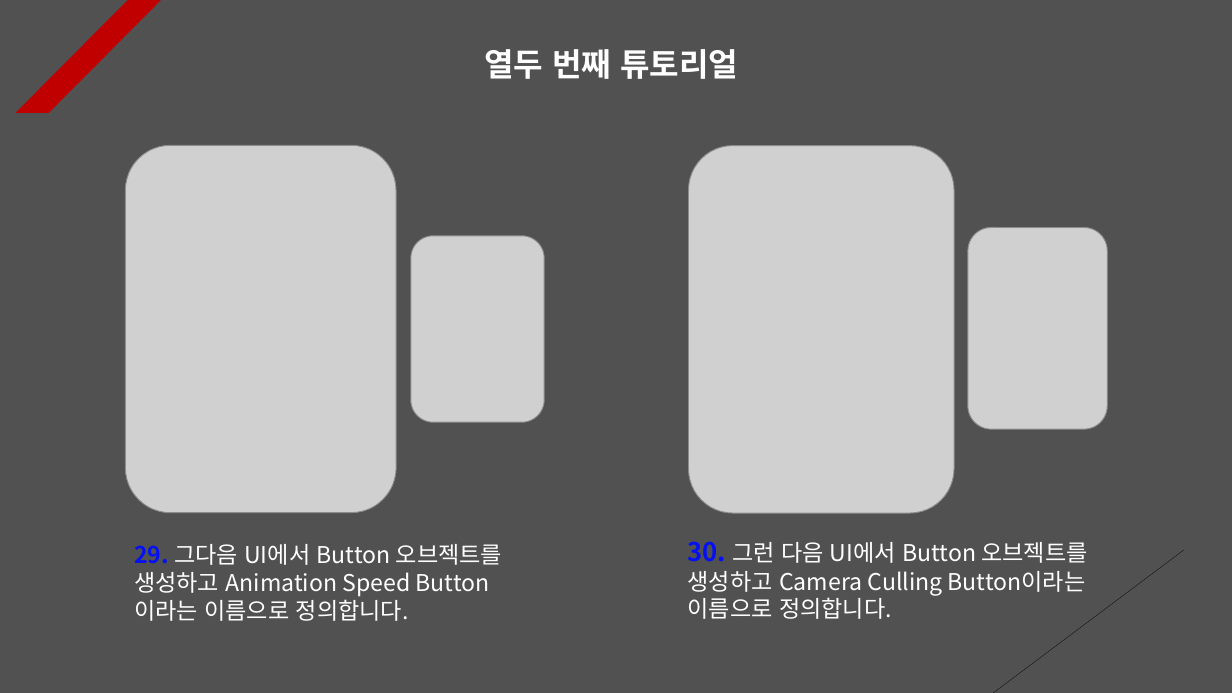
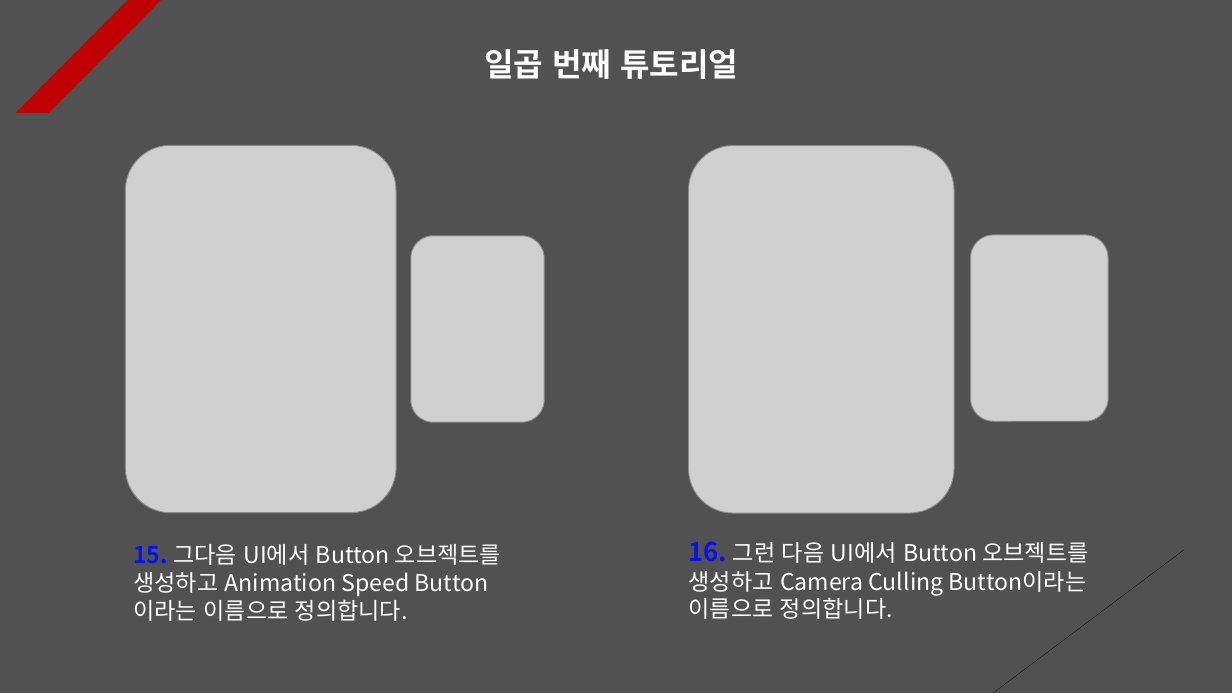
Before and after one commit to Unity2033/3D-UnityEngine, a slide deck: slide 7 of Assets/Animation Retargeting/PPT Data/Animation Retargeting Example.pptx (slide 12 before the commit). Drawn at 1232x693 pixels with LibreOffice and Linux fonts; fonts in the diff are those of the drawing; grey boxes stand for pictures. Boxes give left, top, right and bottom in pixels: in the first picture for what was removed or moved away, otherwise in the second. Text is boxed around its words. In the diff, an @@ line names an element or a change of style, - is before the commit and + after.

```diff
--- a/Assets/Animation Retargeting/PPT Data/Animation Retargeting Example.pptx
+++ b/Assets/Animation Retargeting/PPT Data/Animation Retargeting Example.pptx
@@ text at [484, 49, 738, 79]: text changed @@
-열두 번째 튜토리얼
+일곱 번째 튜토리얼
@@ picture: place and size @@
-picture at [968, 227, 1107, 429]
+picture at [970, 235, 1108, 421]
@@ text at [133, 544, 501, 621]: text changed @@
-29. 그다음 UI에서 Button 오브젝트를 생성하고 Animation Speed Button이라는 이름으로 정의합니다.
+15. 그다음 UI에서 Button 오브젝트를 생성하고 Animation Speed Button이라는 이름으로 정의합니다.
@@ text at [689, 541, 1088, 619]: text changed @@
-30. 그런 다음 UI에서 Button 오브젝트를 생성하고 Camera Culling Button이라는 이름으로 정의합니다.
+16. 그런 다음 UI에서 Button 오브젝트를 생성하고 Camera Culling Button이라는 이름으로 정의합니다.
```
Also in this commit, not shown: 9 other slides changed, 1 slide added, 5 slides removed, 23 other files.
